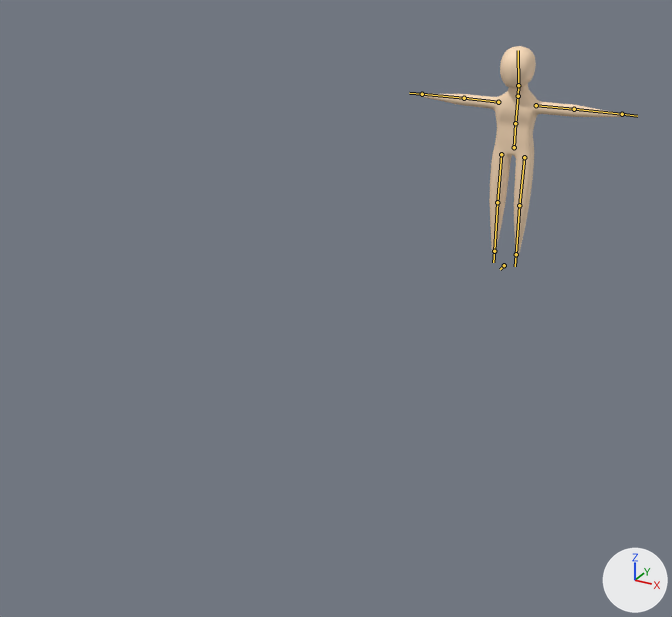
A saved change to the Blender file Project Blender Files/TheMountain/NewPlayerCharacter.blend.
Camera for both pictures: a 50 mm lens placed at (23.0, -70.7, 27.1), pointed at (-1.1, -26.8, 5.2). Every picture has the same lights, and +X, +Y and +Z are marked at lower right. The bones that bend it are drawn over the model as lines.

Names of what the first picture shows: 'MainBody'.
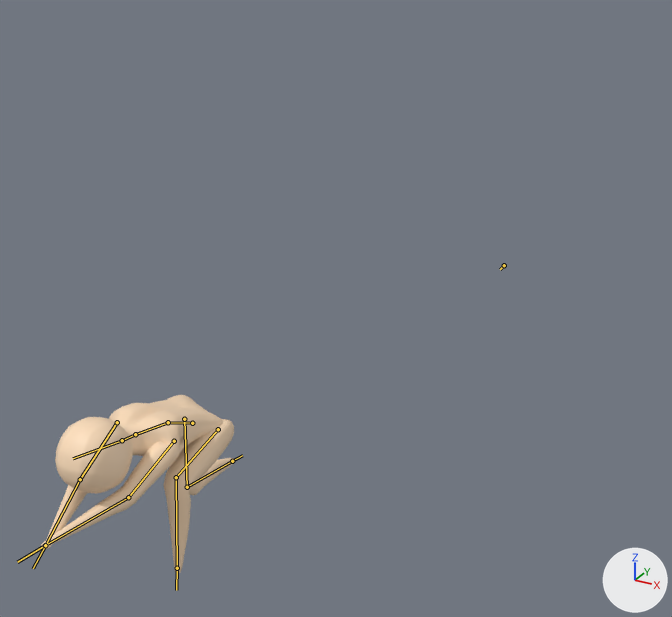
The newer file adds an action. The first version stands in its rest pose; the second is drawn at frame 54 of the action 'SwordSwingSmash'.

What differs and where, as boxes [x1, y1, x2, y2] in the pictures (672 x 617 px):
'MainBody', posed (16% shorter)
    before: [421, 46, 624, 257]
    after: [41, 395, 235, 573]
bone 'Stomach', root to tip
    before: (514, 147) to (515, 123)
    after: (192, 423) to (168, 422)
bone 'Chest', root to tip
    before: (515, 123) to (518, 96)
    after: (168, 422) to (135, 434)
bone 'Neck', root to tip
    before: (518, 96) to (518, 85)
    after: (135, 434) to (122, 440)
bone 'Head', root to tip
    before: (518, 85) to (518, 50)
    after: (122, 440) to (73, 458)

The change in detail:
Bone 'Foot_IK.L' (bone_foot_ik_l) moves from (0.0, 0.0, 0.0) to (0.14, -24.05, 0.28).
Bone 'Foot_IK.L' (bone_foot_ik_l) turns from (0, 0, 0) to (0, 0, -90) degrees about its own x, y and z.
Bone 'Foot_IK.R' (bone_foot_ik_r) moves from (0.0, 0.0, 0.0) to (-0.53, -19.44, 0.0).
Bone 'Foot_IK.R' (bone_foot_ik_r) turns from (0, 0, 0) to (0, 0, -90) degrees about its own x, y and z.
Bone 'Stomach' (bone_stomach) moves from (0.0, 0.0, 0.0) to (-0.26, -1.49, 22.09).
Bone 'Stomach' (bone_stomach) turns from (0, 0, 0) to (60, 0, 0) degrees about its own x, y and z.
Bone 'Chest' (bone_chest) moves from (0.0, 0.0, 0.0) to (0.0, 0.0, 0.01).
Bone 'Chest' (bone_chest) turns from (0, 0, 0) to (17, 0, 0) degrees about its own x, y and z.
Bone 'Neck' (bone_neck) moves from (0.0, 0.0, 0.0) to (0.0, 0.0, 0.04).
Bone 'Neck' (bone_neck) turns from (0, 0, 0) to (-3, 0, 0) degrees about its own x, y and z.
Bone 'Head' (bone_head) moves from (0.0, 0.0, 0.0) to (0.0, 0.01, 0.07).
Bone 'Head' (bone_head) turns from (0, 0, 0) to (-13, 0, 0) degrees about its own x, y and z.
Bone 'Arm_IK.L' (bone_arm_ik_l) moves from (0.0, 0.0, 0.0) to (-4.52, -26.89, -4.01).
Bone 'Arm_IK.L' (bone_arm_ik_l) turns from (0, 0, 0) to (0, 35, -90) degrees about its own x, y and z.
Bone 'KneePole.L' (bone_kneepole_l) moves from (0.0, 0.0, 0.0) to (-0.52, 23.01, -0.89).
Bone 'KneePole.L' (bone_kneepole_l) turns from (0, 0, 0) to (0, 0, -90) degrees about its own x, y and z.
Bone 'ElbowPole.L' (bone_elbowpole_l) moves from (0.0, 0.0, 0.0) to (3.89, 17.93, 0.47).
Bone 'ElbowPole.L' (bone_elbowpole_l) turns from (0, 0, 0) to (0, -27, -90) degrees about its own x, y and z.
Bone 'Arm_IK.R' (bone_arm_ik_r) moves from (0.0, 0.0, 0.0) to (4.0, -26.89, -4.01).
Bone 'Arm_IK.R' (bone_arm_ik_r) turns from (0, 0, 0) to (0, -35, 90) degrees about its own x, y and z.
Bone 'KneePole.R' (bone_kneepole_r) moves from (0.0, 0.0, 0.0) to (0.24, 21.55, -1.82).
Bone 'KneePole.R' (bone_kneepole_r) turns from (0, 0, 0) to (0, 0, -90) degrees about its own x, y and z.
Bone 'ElbowPole.R' (bone_elbowpole_r) moves from (0.0, 0.0, 0.0) to (-3.87, 17.93, 0.47).
Bone 'ElbowPole.R' (bone_elbowpole_r) turns from (0, 0, 0) to (0, 27, 90) degrees about its own x, y and z.
